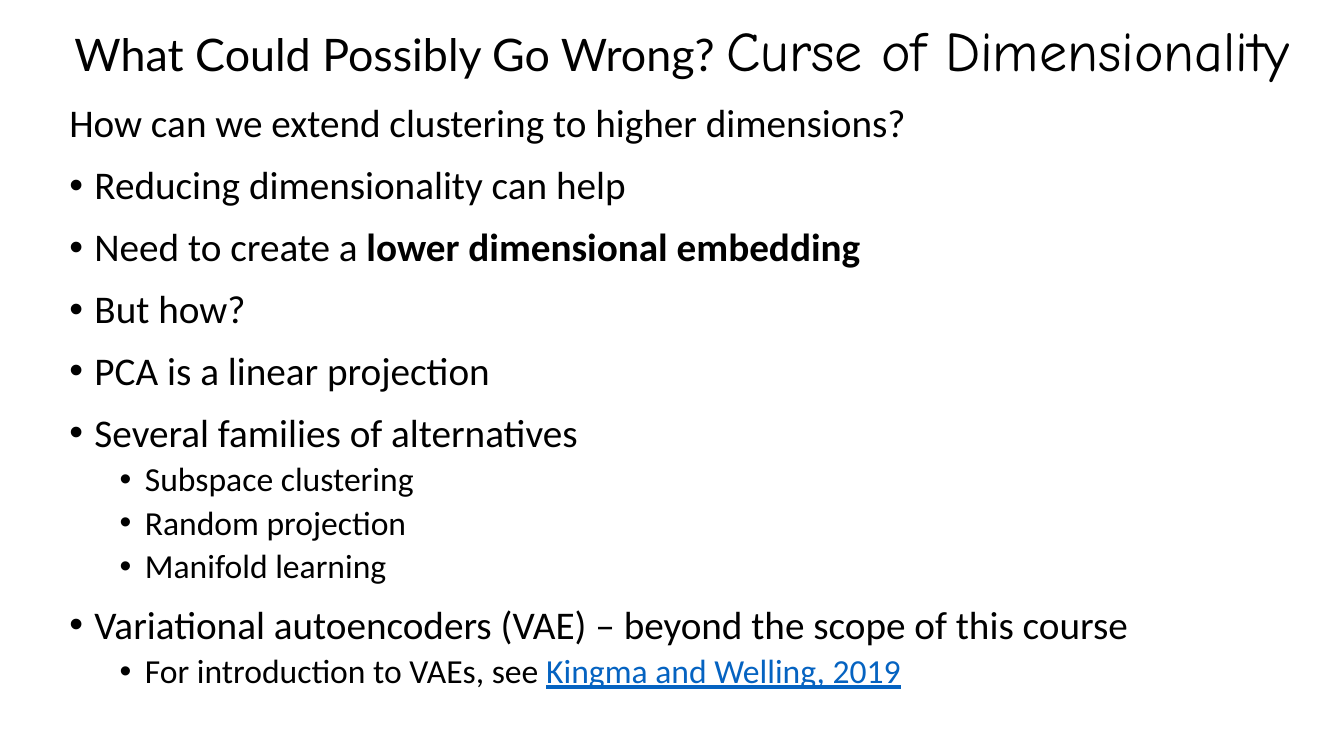
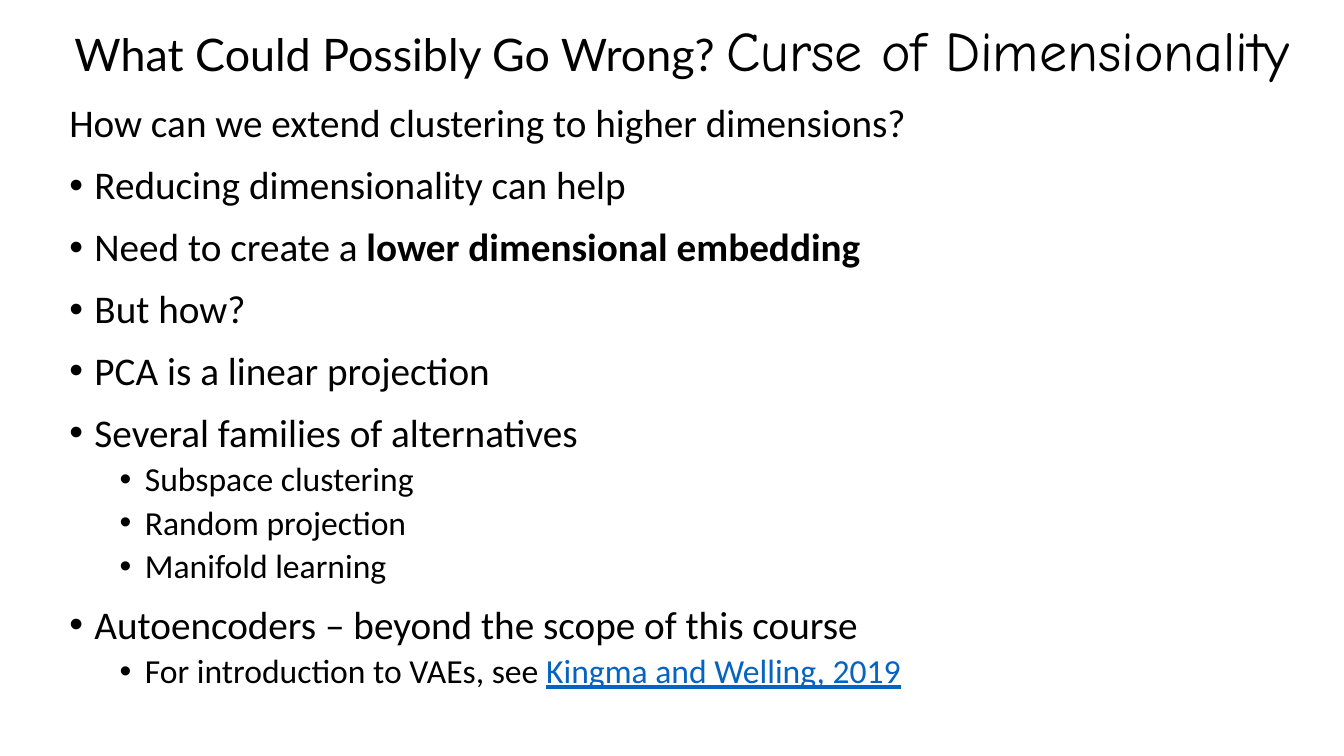
Before and after one commit to tenevian/Harvard-SSP-Data-Mining, a slide deck: slide 8 of slides/11_DimensionalityReduction_Part1.pptx. Drawn at 1344x756 pixels with LibreOffice and Linux fonts; fonts in the diff are those of the drawing. Boxes give left, top, right and bottom in pixels: in the first picture for what was removed or moved away, otherwise in the second. Text is boxed around its words. In the diff, an @@ line names an element or a change of style, - is before the commit and + after.

```diff
--- a/slides/11_DimensionalityReduction_Part1.pptx
+++ b/slides/11_DimensionalityReduction_Part1.pptx
@@ text at box(94, 611, 857, 646): text changed @@
-• Variational autoencoders (VAE) – beyond the scope of this course
+• Autoencoders – beyond the scope of this course
```
Also in this commit, not shown: 2 other slides changed.
